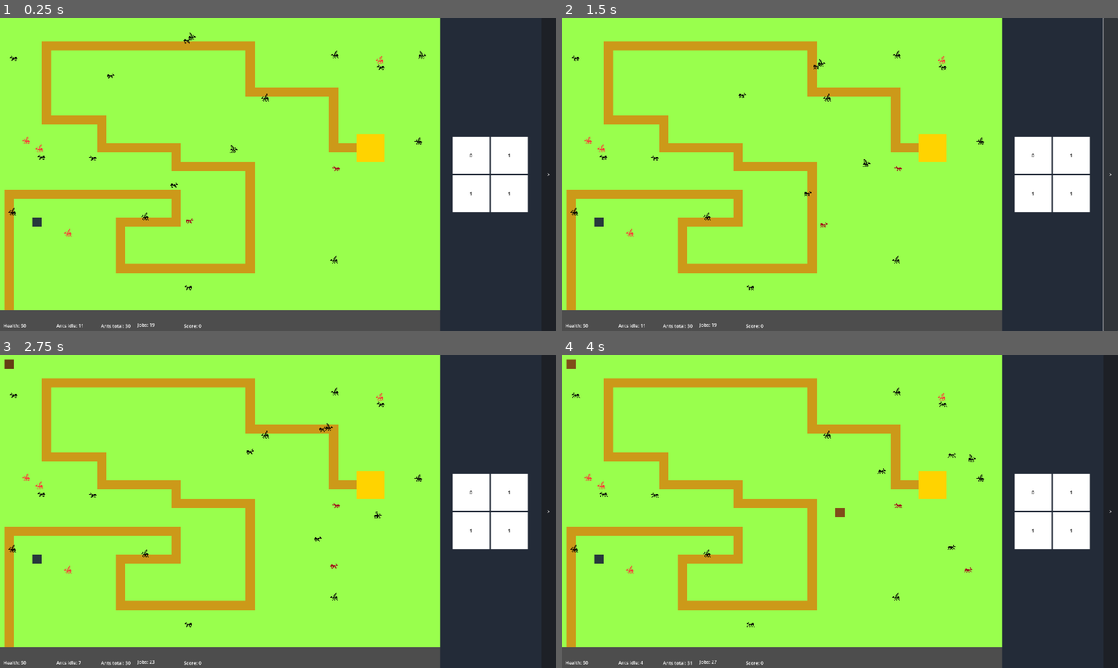
Above: before the commit, frames 1-4 (two rows, left to right).
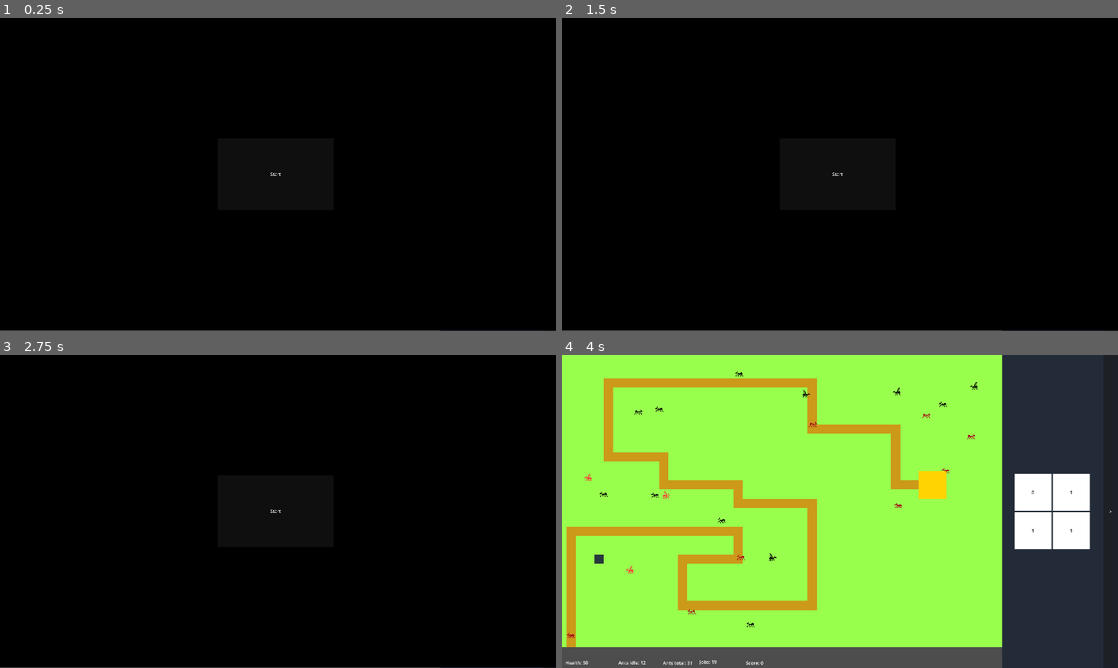
Above: after the commit, the same moments.

Repository: Harrimaga/LD56
Game: Godot game, scene res://Scenes/Main.tscn
Same seed, same stepped clock (60 frames per second), same inputs: the game is played once before the commit and once after it.
Inputs (mouse positions are in pixels of both pictures, inside the frame that each line leads up to):
- Up to frame 1 (0.25 s): no input
- Up to frame 2 (1.5 s): click ">" at 0.5 s; click "<" (after the commit: ">") at 1.25 s
- Up to frame 3 (2.75 s): click (11, 364) at 2.02 s
- Up to frame 4 (4 s): click (840, 511) at 2.75 s, where only the run after the commit has a clickable "Start"; click "0" at 3.5 s

The runs differ from the first frame. In frame 1, 100% of the frame differs, in the area x 0-100%, y 0-100%; in frame 2, 100%; in frame 3, 100%; in frame 4, 0.5%.

Commit message:
Main menu

Diff:
--- a/Scenes/Main.tscn
+++ b/Scenes/Main.tscn
@@ -18,8 +18,6 @@
 script = ExtResource("1_bc47k")
 
 [node name="CanvasLayer" type="CanvasLayer" parent="."]
-
-[node name="MainHud" parent="CanvasLayer" instance=ExtResource("3_x5bow")]
 
 [node name="HBoxContainer" type="HBoxContainer" parent="CanvasLayer"]
 anchors_preset = 15
@@ -94,9 +92,39 @@
 theme = ExtResource("2_7nkky")
 text = ">"
 
+[node name="MainHud" parent="CanvasLayer" instance=ExtResource("3_x5bow")]
+
+[node name="MainMenu" type="Control" parent="CanvasLayer"]
+layout_mode = 3
+anchors_preset = 0
+offset_left = 1920.0
+offset_right = 1920.0
+offset_bottom = 1080.0
+
+[node name="ColorRect" type="ColorRect" parent="CanvasLayer/MainMenu"]
+layout_mode = 0
+offset_left = -1927.0
+offset_top = -7.0
+offset_right = 3.0
+offset_bottom = 1078.0
+color = Color(0, 0, 0, 1)
+
+[node name="start" type="Button" parent="CanvasLayer/MainMenu"]
+layout_mode = 1
+anchors_preset = -1
+anchor_bottom = 0.391
+offset_left = -1168.0
+offset_top = 415.0
+offset_right = -768.0
+offset_bottom = 240.72
+text = "Start
+"
+
 [node name="Map" parent="." instance=ExtResource("1_dwtjv")]
+visible = false
 
 [node name="Camera2D" type="Camera2D" parent="."]
 position = Vector2(960, 540)
 
 [connection signal="pressed" from="CanvasLayer/HBoxContainer/Panel/HBoxContainer/Button" to="." method="_on_button_pressed"]
+[connection signal="pressed" from="CanvasLayer/MainMenu/start" to="." method="_on_start_pressed"]
--- a/Scenes/main.gd
+++ b/Scenes/main.gd
@@ -11,10 +11,6 @@
 func _ready() -> void:
 	cam.make_current()
 
-	for i in range(30):
-		var ant : Ant = ant_scenes.pick_random().instantiate()
-		TaskManager.add_to_pool(ant)
-		add_child(ant)
 
 # Called every frame. 'delta' is the elapsed time since the previous frame.
 func _process(delta: float) -> void:
@@ -33,3 +29,14 @@
 		$CanvasLayer/HBoxContainer/Panel/HBoxContainer/Button.text = ">"
 		$CanvasLayer/HBoxContainer/Panel/HBoxContainer/TowerButtons.visible = true
 		$CanvasLayer/HBoxContainer/Panel/HBoxContainer/BuildingButtons.visible = false
+
+
+func _on_start_pressed() -> void:
+	$CanvasLayer/MainMenu.visible = false
+	$Map.visible = true
+	$Map.started = true
+
+	for i in range(30):
+		var ant : Ant = ant_scenes.pick_random().instantiate()
+		TaskManager.add_to_pool(ant)
+		add_child(ant)
--- a/Scenes/map.gd
+++ b/Scenes/map.gd
@@ -12,6 +12,7 @@
 var beginPoint : Vector2
 var goal : Vector2
 var route : Array
+var started : bool = false
 
 var timer = 0
 
@@ -42,7 +43,8 @@
 
 # Called every frame. 'delta' is the elapsed time since the previous frame.
 func _process(delta: float) -> void:
-	wave_update(delta)
+	if started:
+		wave_update(delta)
 
 func calcEnemyPath() -> void:
 	var prev := Vector2(-1, -1)
